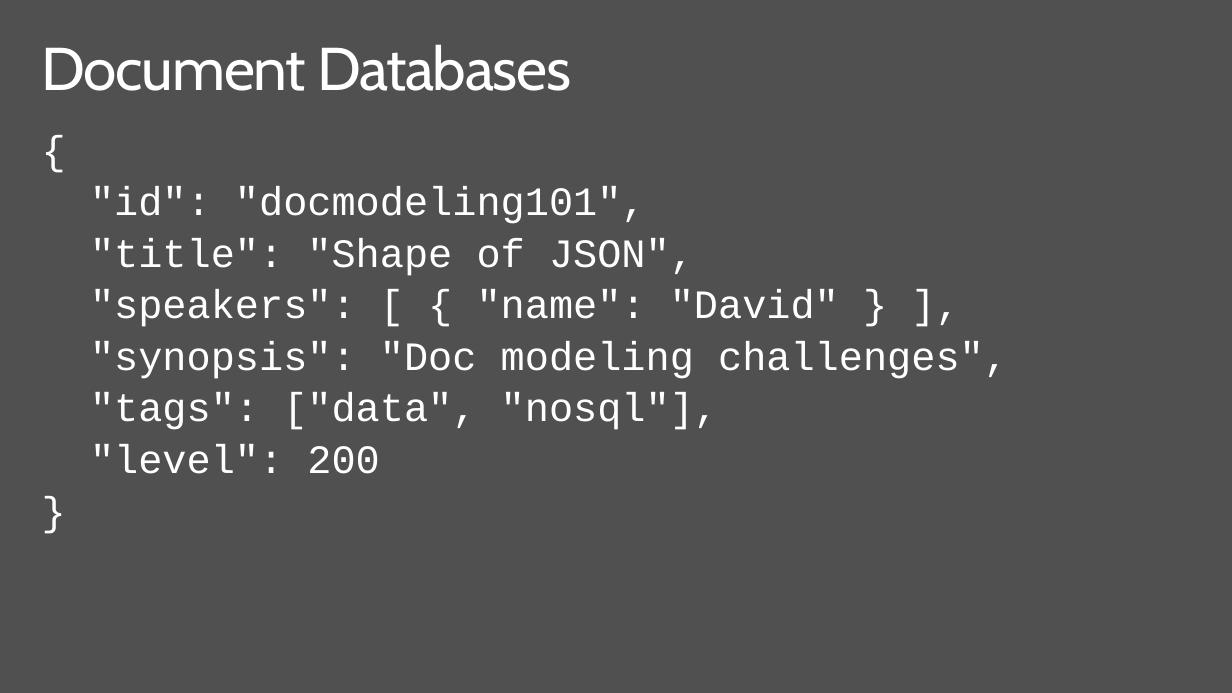
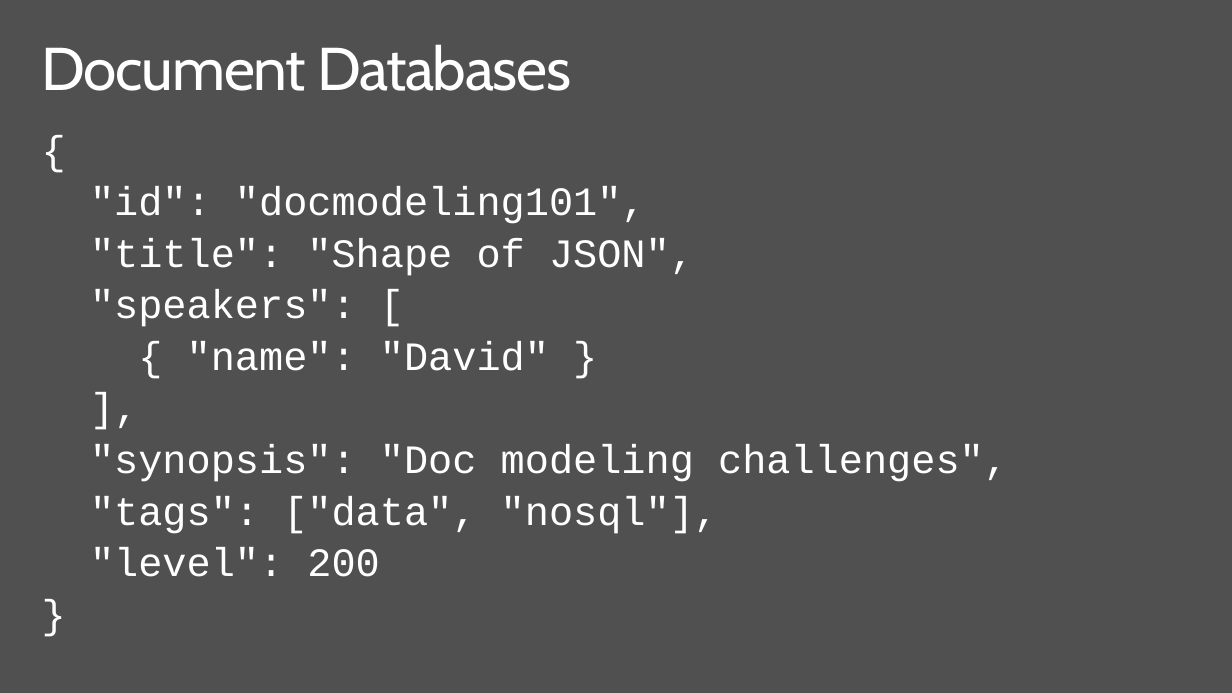
Before and after one commit to dmakogon/decodedconf2016, a slide deck: slide 9 of docmodeling/makogon-docmodeling.pptx. Drawn at 1232x693 pixels with LibreOffice and Linux fonts; fonts in the diff are those of the drawing. Boxes give left, top, right and bottom in pixels: in the first picture for what was removed or moved away, otherwise in the second. Text is boxed around its words. In the diff, an @@ line names an element or a change of style, - is before the commit and + after.

```diff
--- a/docmodeling/makogon-docmodeling.pptx
+++ b/docmodeling/makogon-docmodeling.pptx
@@ text at (90,289,549,371): text changed @@
-"speakers": [ { "name": "David" } ],
+"speakers": [
+{ "name": "David" }
+],
```
Also in this commit, not shown: 7 other slides changed, 1 other file.
